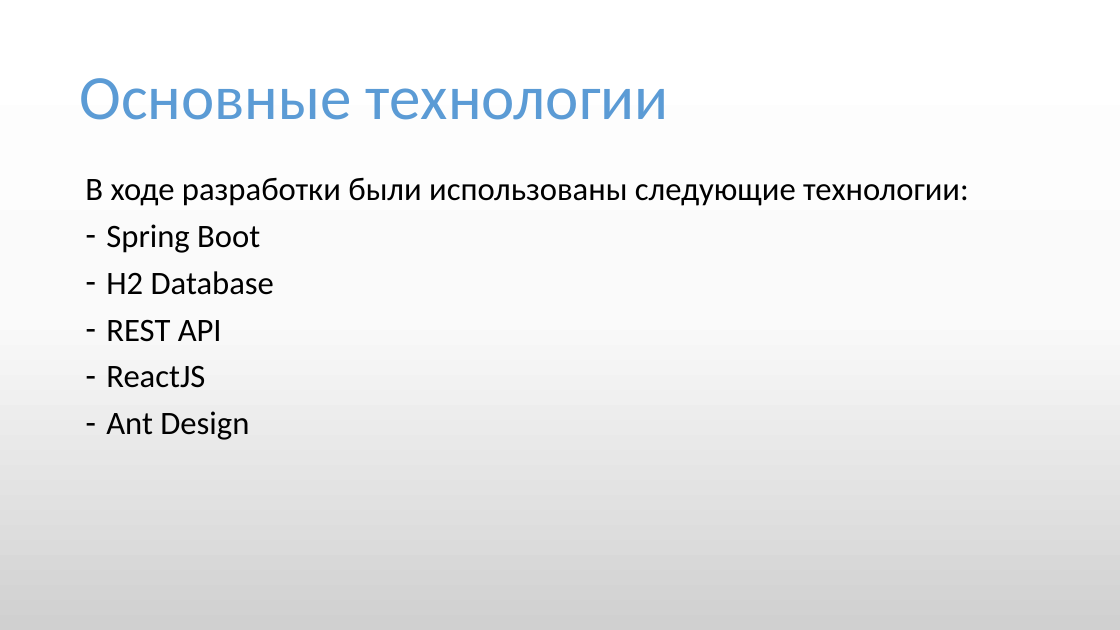
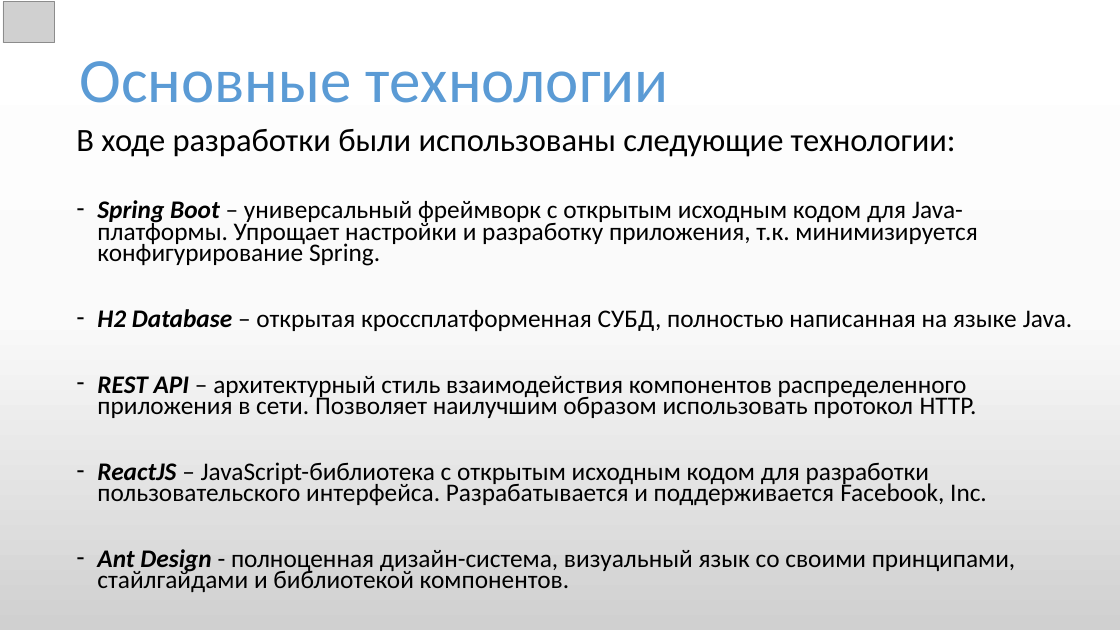
Before and after one commit to alexusievich/DemoProject, a slide deck: slide 3 of Project presentation.pptx. Drawn at 1120x630 pixels with LibreOffice and Linux fonts; fonts in the diff are those of the drawing; grey boxes stand for pictures. Boxes give left, top, right and bottom in pixels: in the first picture for what was removed or moved away, otherwise in the second. Text is boxed around its words. In the diff, an @@ line names an element or a change of style, - is before the commit and + after.

```diff
--- a/Project presentation.pptx
+++ b/Project presentation.pptx
@@ picture added at <box>3,2,55,43</box> @@
@@ text "Основные технологии": place and size @@
-text "Основные технологии" at <box>80,78,669,120</box>
+text "Основные технологии" at <box>80,61,669,103</box>
@@ text "В ходе разработки были использованы ...": place and size @@
-text "В ходе разработки были использованы ..." at <box>85,177,969,440</box>
+text "В ходе разработки были использованы ..." at <box>76,129,1072,592</box>
@@ text at <box>76,129,956,157</box>: size 28 to 27.9 pt in "В ходе разработки были использованы следующие технологии:"; line spacing 0.9 to 0.7 @@
@@ text at <box>97,200,1072,592</box>: text changed; size 28 to 21.7 pt @@
-– Spring Boot
-– H2 Database
-– REST API
-– ReactJS
-– Ant Design
+– Spring Boot – универсальный фреймворк с открытым исходным кодом для Java-платформы. Упрощает настройки и разработку приложения, т.к. минимизируется конфигурирование Spring.
+– H2 Database – открытая кроссплатформенная СУБД, полностью написанная на языке Java.
+– REST API – архитектурный стиль взаимодействия компонентов распределенного приложения в сети. Позволяет наилучшим образом использовать протокол HTTP.
+– ReactJS – JavaScript-библиотека с открытым исходным кодом для разработки пользовательского интерфейса. Разрабатывается и поддерживается Facebook, Inc.
+– Ant Design - полноценная дизайн-система, визуальный язык со своими принципами, стайлгайдами и библиотекой компонентов.
```
Also in this commit, not shown: 9 other slides changed, 1 slide added, 1 slide removed, 16 other files.
